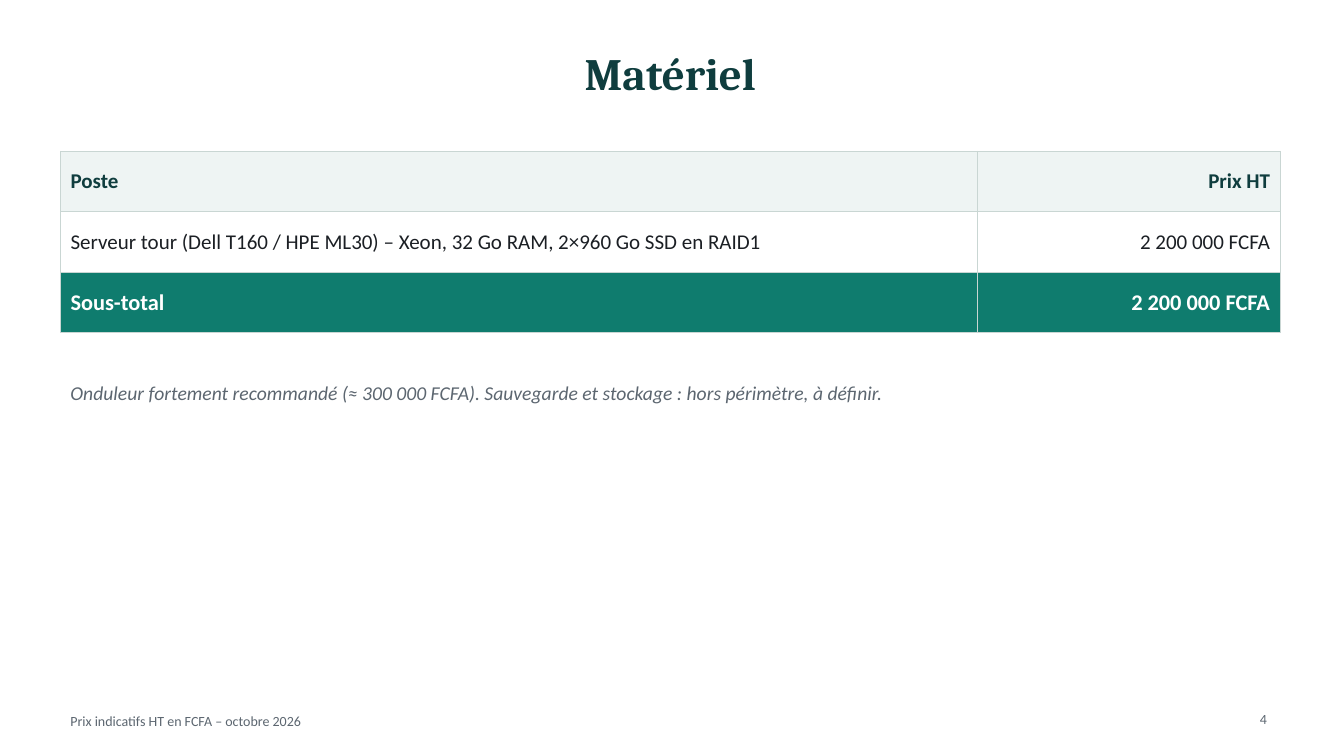
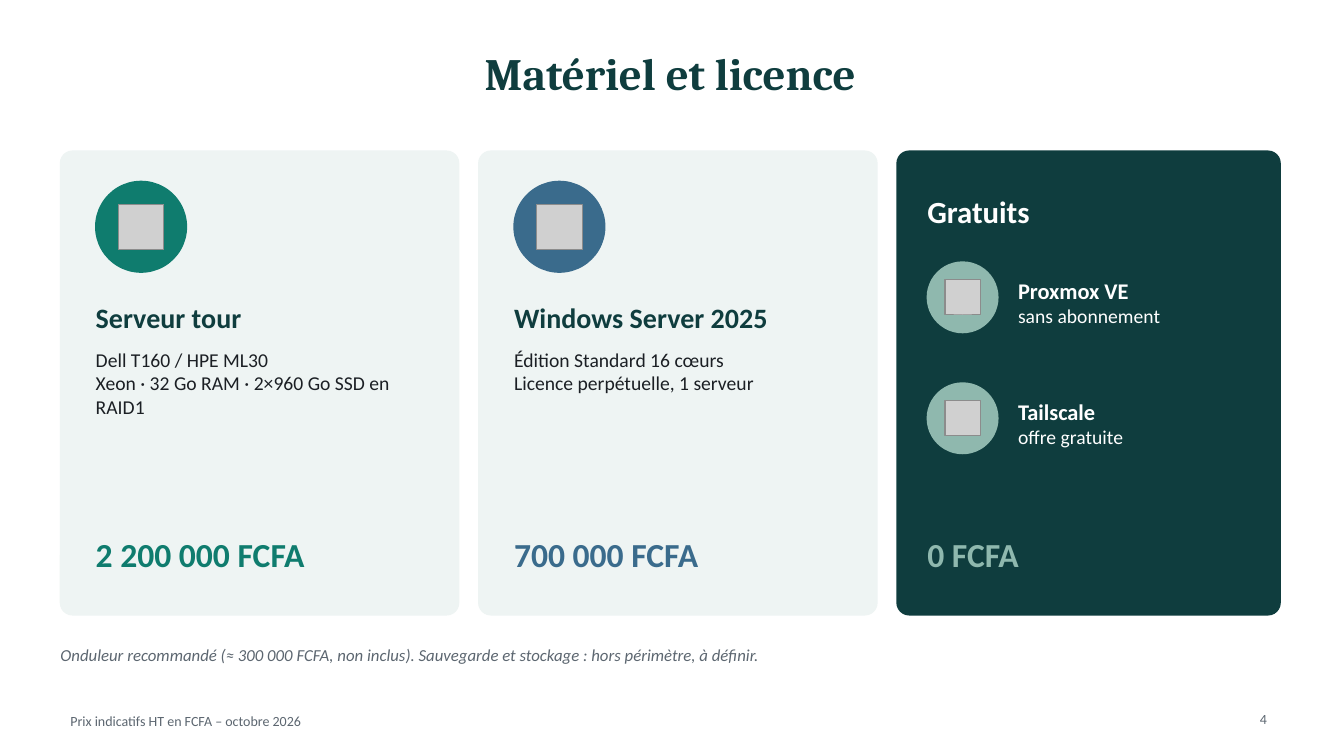
Before and after one commit to meledjearmel/others-documents, a slide deck: slide 4 of proposition-serveur/Proposition_Serveur_Proxmox_WindowsServer.pptx. Drawn at 1344x756 pixels with LibreOffice and Linux fonts; fonts in the diff are those of the drawing; grey boxes stand for pictures. Boxes give left, top, right and bottom in pixels: in the first picture for what was removed or moved away, otherwise in the second. Text is boxed around its words. In the diff, an @@ line names an element or a change of style, - is before the commit and + after.

```diff
--- a/proposition-serveur/Proposition_Serveur_Proxmox_WindowsServer.pptx
+++ b/proposition-serveur/Proposition_Serveur_Proxmox_WindowsServer.pptx
@@ title at [485, 58, 856, 91]: text changed @@
-Matériel
+Matériel et licence
@@ table removed at [60, 151, 1280, 314], 3 rows, 2 columns @@
-Poste | Prix HT
-Serveur tour (Dell T160 / HPE ML30) – Xeon, 32 Go RAM, 2×960 Go SSD en RAID1 | 2 200 000 FCFA
-Sous-total | 2 200 000 FCFA
@@ rounded rectangle added at [60, 151, 459, 615], fill #EEF4F3, outline #EEF4F3 1 pt @@
@@ rounded rectangle added at [479, 151, 877, 615], fill #EEF4F3, outline #EEF4F3 1 pt @@
@@ rounded rectangle added at [897, 151, 1280, 615], fill #0F3D3E, outline #0F3D3E 1 pt @@
@@ ellipse added at [96, 181, 187, 272], fill #0F7C6E, outline #0F7C6E 1 pt @@
@@ picture added at [119, 204, 164, 249] @@
@@ ellipse added at [514, 181, 605, 272], fill #3A6B8C, outline #3A6B8C 1 pt @@
@@ picture added at [537, 204, 583, 249] @@
@@ text added at [927, 201, 1029, 224], 22 pt, text #FFFFFF, bold @@
+Gratuits
@@ ellipse added at [928, 262, 998, 333], fill #8FB8AE, outline #8FB8AE 1 pt @@
@@ picture added at [946, 279, 981, 315] @@
@@ text added at [1018, 284, 1161, 323], 14 pt, text #FFFFFF @@
+Proxmox VE
+sans abonnement
@@ text added at [96, 309, 242, 329], 20 pt, text #0F3D3E, bold @@
+Serveur tour
@@ text added at [514, 308, 768, 329], 20 pt, text #0F3D3E, bold @@
+Windows Server 2025
@@ text added at [96, 353, 389, 414], 14 pt, text #1B1F24 @@
+Dell T160 / HPE ML30
+Xeon · 32 Go RAM · 2×960 Go SSD en RAID1
@@ text added at [514, 351, 754, 393], 14 pt, text #1B1F24 @@
+Édition Standard 16 cœurs
+Licence perpétuelle, 1 serveur
@@ ellipse added at [928, 383, 998, 454], fill #8FB8AE, outline #8FB8AE 1 pt @@
@@ picture added at [946, 401, 981, 437] @@
@@ text added at [1018, 404, 1123, 448], 14 pt, text #FFFFFF @@
+Tailscale
+offre gratuite
@@ text added at [96, 545, 305, 568], 24 pt, text #0F7C6E, bold @@
+2 200 000 FCFA
@@ text added at [514, 545, 698, 567], 24 pt, text #3A6B8C, bold @@
+700 000 FCFA
@@ text added at [927, 545, 1019, 567], 24 pt, text #8FB8AE, bold @@
+0 FCFA
@@ text at [60, 649, 759, 664]: text changed; size 14 to 12 pt @@
-Onduleur fortement recommandé (≈ 300 000 FCFA). Sauvegarde et stockage : hors périmètre, à définir.
+Onduleur recommandé (≈ 300 000 FCFA, non inclus). Sauvegarde et stockage : hors périmètre, à définir.
```
Also in this commit, not shown: 7 other slides changed, 1 slide added, 2 slides removed, 1 other file.
